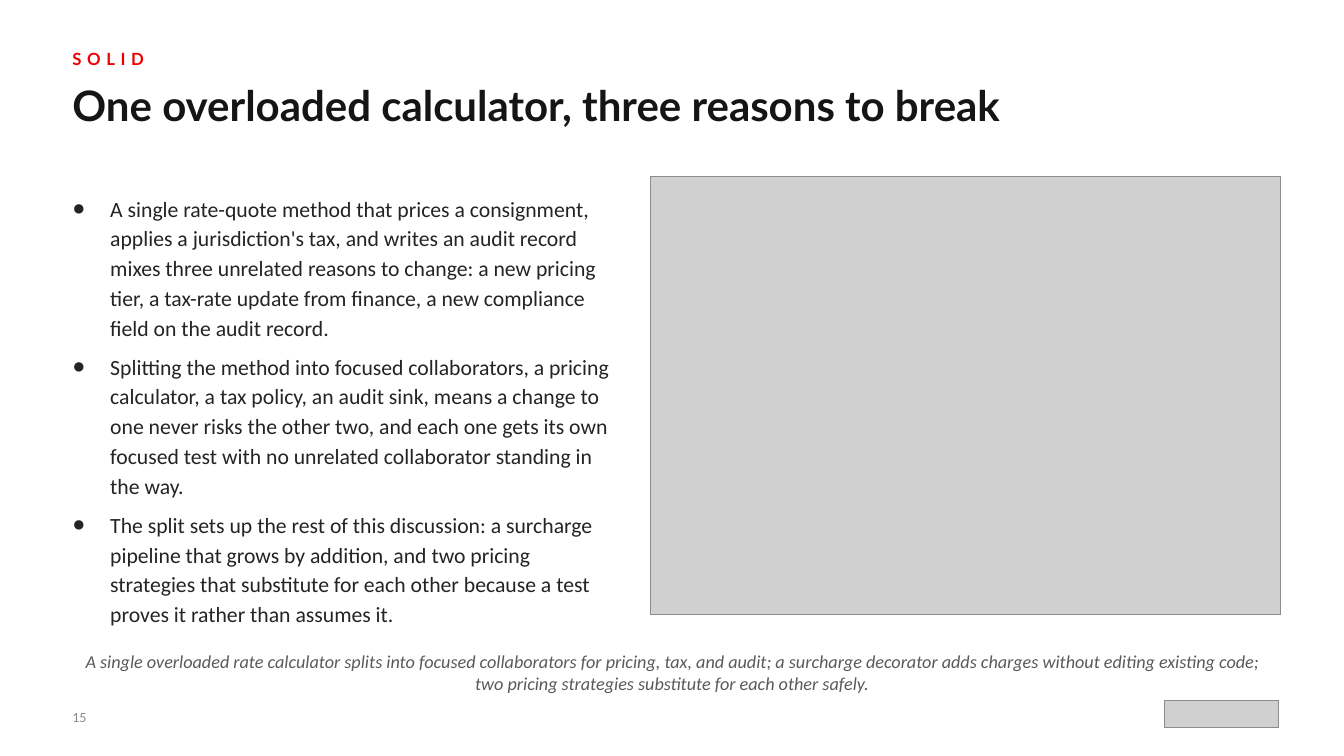
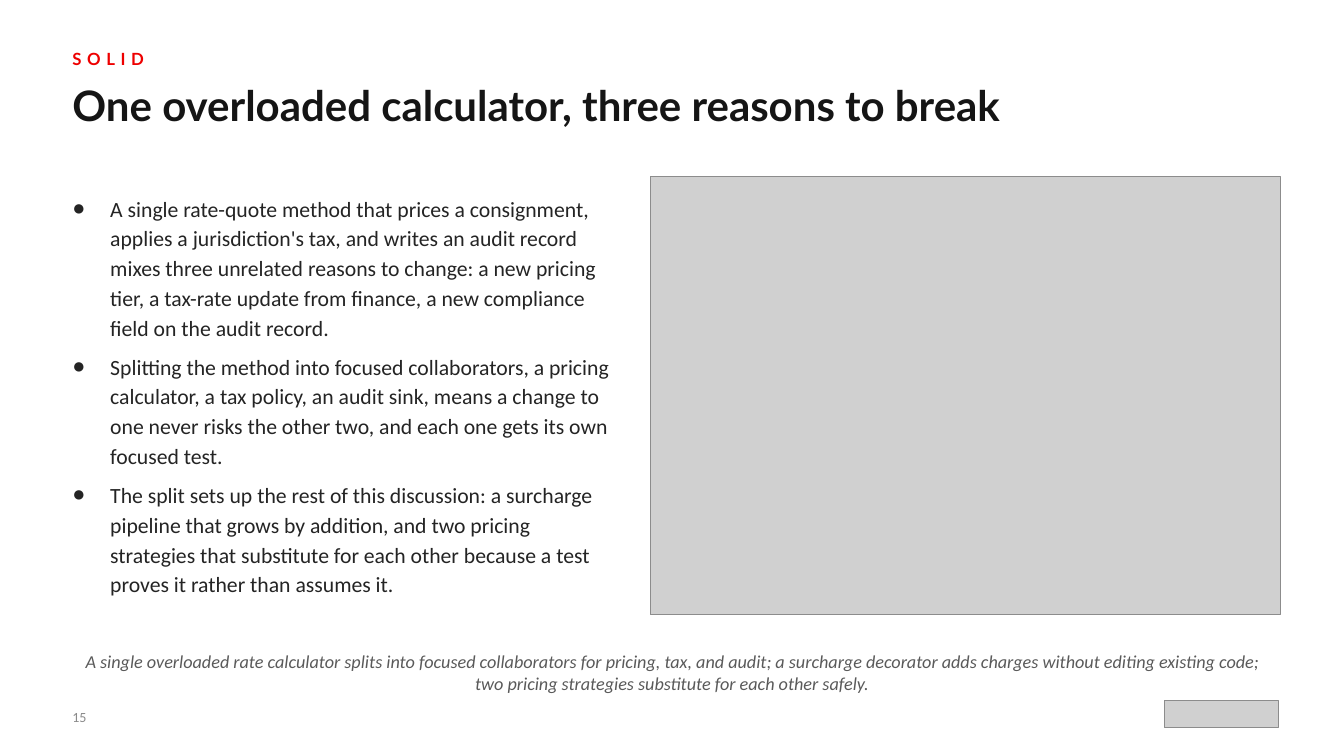
Before and after one commit to patterncatalyst/csharp-design-patterns, a slide deck: slide 15 of presentation/csharp-design-patterns-101-patterns-and-solid.pptx. Drawn at 1344x756 pixels with LibreOffice and Linux fonts; fonts in the diff are those of the drawing; grey boxes stand for pictures. Boxes give left, top, right and bottom in pixels: in the first picture for what was removed or moved away, otherwise in the second. Text is boxed around its words. In the diff, an @@ line names an element or a change of style, - is before the commit and + after.

```diff
--- a/presentation/csharp-design-patterns-101-patterns-and-solid.pptx
+++ b/presentation/csharp-design-patterns-101-patterns-and-solid.pptx
@@ text at [110, 360, 609, 464]: text changed @@
-● Splitting the method into focused collaborators, a pricing calculator, a tax policy, an audit sink, means a change to one never risks the other two, and each one gets its own focused test with no unrelated collaborator standing in the way.
+● Splitting the method into focused collaborators, a pricing calculator, a tax policy, an audit sink, means a change to one never risks the other two, and each one gets its own focused test.
```
Also in this commit, not shown: 2 other slides changed, 3 other files.
